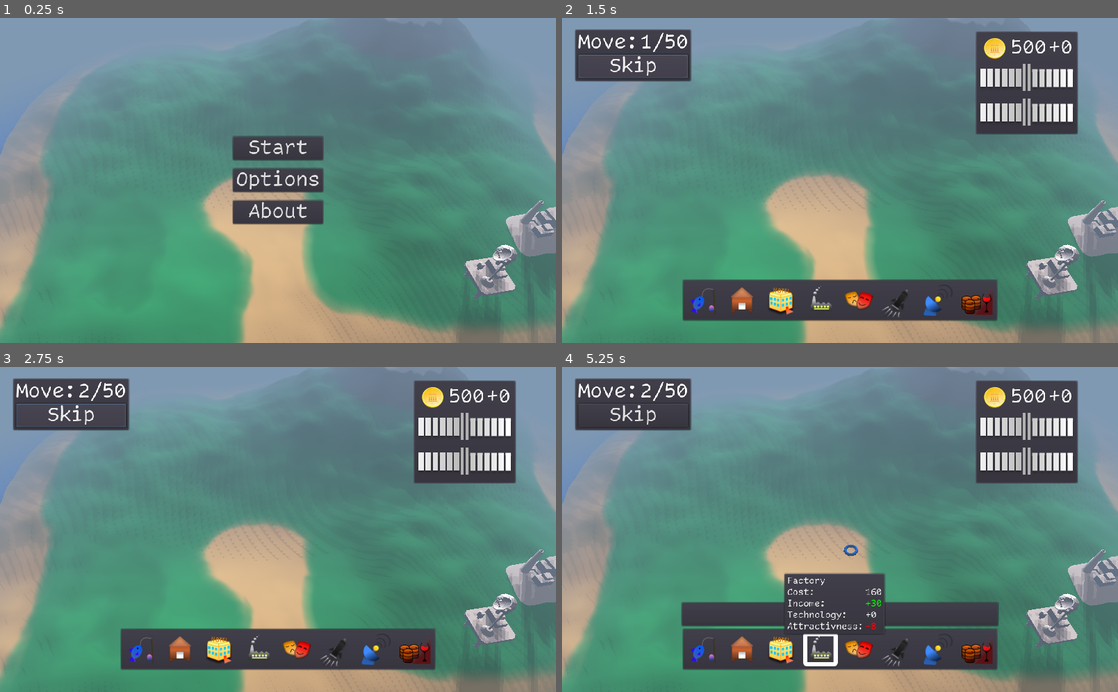
Above: before the commit, frames 1-4 (two rows, left to right).
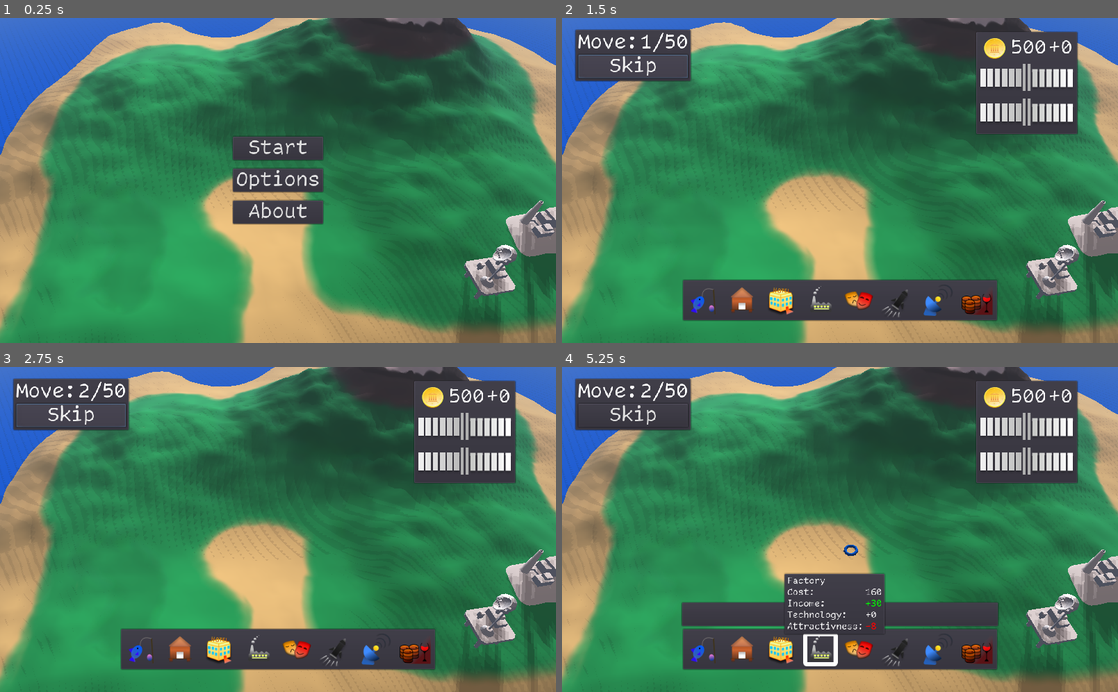
Above: after the commit, the same moments.

Repository: ash4rk/ld54-island-city-builder
Game: Godot game, scene res://main.tscn
Two runs of this game, one before a commit and one after it. Both use one fixed random seed, a clock stepped at 60 frames per second and the inputs below.
Inputs (mouse positions are in pixels of both pictures, inside the frame that each line leads up to):
- Up to frame 1 (0.25 s): no input
- Up to frame 2 (1.5 s): click "Start" at 0.5 s; click "Skip" at 1.25 s
- Up to frame 3 (2.75 s): click "Skip" at 2 s
- Up to frame 4 (5.25 s): click (701, 649) at 2.75 s; click (739, 649) at 3.5 s; click (778, 649) at 4.25 s; click (817, 649) at 5 s

The runs differ from the first frame. In frame 1, 85% of the frame differs, in the area x 0-100%, y 0-100%; in frame 2, 76%; in frame 3, 76%; in frame 4, 72%.

Commit message:
FEAT: Implement camera movements

Diff:
--- a/main.tscn
+++ b/main.tscn
@@ -57,6 +57,7 @@
 [ext_resource path="res://assets/images/hotel_hovered.png" type="Texture" id=55]
 [ext_resource path="res://assets/images/docks_hovered.png" type="Texture" id=56]
 [ext_resource path="res://assets/images/bungalow_hovered.png" type="Texture" id=57]
+[ext_resource path="res://scripts/camera.gd" type="Script" id=58]
 
 [sub_resource type="QuadMesh" id=2]
 size = Vector2( 800, 800 )
@@ -82,6 +83,8 @@
 transform = Transform( 0.986788, 0.118711, -0.110259, 0, 0.680542, 0.732709, 0.162017, -0.723029, 0.67155, -17.871, 39.043, 46.756 )
 current = true
 fov = 50.0
+far = 250.0
+script = ExtResource( 58 )
 
 [node name="Island" parent="World" instance=ExtResource( 13 )]
 transform = Transform( 1, 0, 0, 0, 1, 0, 0, 0, 1, 0, -0.978757, 0 )
--- a/project.godot
+++ b/project.godot
@@ -32,6 +32,19 @@
 
 common/drop_mouse_on_gui_input_disabled=true
 
+[input]
+
+zoom_in={
+"deadzone": 0.5,
+"events": [ Object(InputEventMouseButton,"resource_local_to_scene":false,"resource_name":"","device":0,"alt":false,"shift":false,"control":false,"meta":false,"command":false,"button_mask":0,"position":Vector2( 0, 0 ),"global_position":Vector2( 0, 0 ),"factor":1.0,"button_index":4,"pressed":false,"doubleclick":false,"script":null)
+ ]
+}
+zoom_out={
+"deadzone": 0.5,
+"events": [ Object(InputEventMouseButton,"resource_local_to_scene":false,"resource_name":"","device":0,"alt":false,"shift":false,"control":false,"meta":false,"command":false,"button_mask":0,"position":Vector2( 0, 0 ),"global_position":Vector2( 0, 0 ),"factor":1.0,"button_index":5,"pressed":false,"doubleclick":false,"script":null)
+ ]
+}
+
 [physics]
 
 common/enable_pause_aware_picking=true
--- /dev/null
+++ b/scripts/camera.gd
@@ -0,0 +1,43 @@
+extends Camera
+
+const MOVEMENT_SPEED = 20.0
+const ZOOM_SPEED = 7.0
+const MAX_ZOOM = 55.0
+const MIN_ZOOM = 15.0
+
+const X_BOUNDARY = Vector2(-100.0, 80.0)
+const Z_BOUNDARY = Vector2(-30.0, 100.0)
+
+var velocity = 2.0
+
+var panning = false
+var pan_start = Vector2()
+
+func _process(delta):
+	if panning:
+		var mouse_pos = get_viewport().get_mouse_position()
+		var pan_delta = (mouse_pos - pan_start) * MOVEMENT_SPEED * delta
+		pan_start = mouse_pos
+		var new_camera_position = Vector2(translation.x, translation.z) - pan_delta
+
+		translation.x = clamp(new_camera_position.x, X_BOUNDARY.x, X_BOUNDARY.y)
+		translation.z = clamp(new_camera_position.y, Z_BOUNDARY.x, Z_BOUNDARY.y)
+
+func _input(event):
+	if event is InputEventMouseButton:
+		if (event.button_index == BUTTON_MIDDLE or event.button_index == BUTTON_RIGHT) && event.pressed:
+			panning = true
+			pan_start = get_viewport().get_mouse_position()
+
+	if event is InputEventMouseButton:
+		if (event.button_index == BUTTON_MIDDLE or event.button_index == BUTTON_RIGHT) && !event.pressed:
+			panning = false
+
+	if event is InputEventMouseButton:
+		if event.button_index == BUTTON_WHEEL_UP and event.pressed and translation.y < MAX_ZOOM:
+			_zoom(-ZOOM_SPEED)
+		if event.button_index == BUTTON_WHEEL_DOWN and event.pressed and translation.y > MIN_ZOOM:
+			_zoom(ZOOM_SPEED)
+
+func _zoom(value):
+	self.translate(Vector3(0.0, 0.0, -1.0 * value))
Not shown: 1 places in main.tscn that only renumber resources
